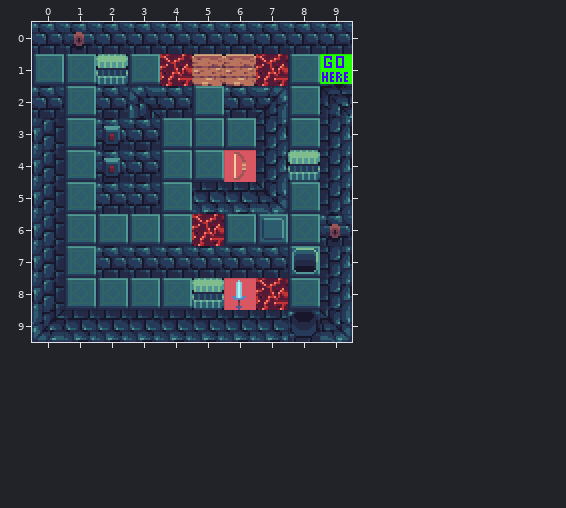
Tiled map -- Assets/Tilemaps/Level/Level_0X.tmx. This is how it looked before the edit.
Cells are 16x16 px. Shown: x 0..9, y 0..9.
Now the later version:
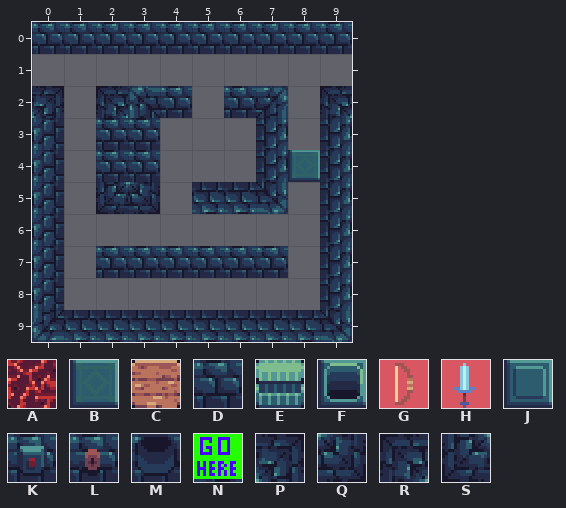
Key: from "tmp-tilemap": A 0, B 1, C 2, D 3, E 4, F 5, G 7, H 8, J 12, K 14, L 15, M 16, N 31, P 35, Q 39, R 40, S 41.
_ is an empty cell, # one hidden under a higher layer, . an unchanged one.
The edit:
--- layer "ground" (now hidden)
@@ x 0..9 @@
- 1 BB#BA##AB#
- 2 .B...B..B.
- 3 .B..BBB.B.
- 4 .B..BB#...
- 5 .B..B...B.
- 6 .BBBB#B#B.
- 7 .B......F.
- 8 .BBBB##AB.
+ 1 __________
+ 2 ._..._.._.
+ 3 ._..___._.
+ 4 ._..___...
+ 5 ._.._..._.
+ 6 .________.
+ 7 ._......_.
+ 8 .________.
--- layer "wall"
@@ x 0..2 @@
- 2 D.D
+ 2 P.R
@@ x 2..3 @@
- 5 DD
+ 5 SQ
--- layer "interactable" (now hidden)
@@ x 1..9 @@
- 0 L........
- 1 .E..CC..N
+ 0 _........
+ 1 ._..__.._
@@ x 2..8 @@
- 3 K......
- 4 K...G.E
+ 3 _......
+ 4 _..._._
@@ x 5..9 @@
- 6 A.J.L
+ 6 _._._
@@ x 5..8 @@
- 8 EH..
- 9 ...M
+ 8 __..
+ 9 ..._
Boxes around the changes in both pictures, in picture pixels (x1, y1, x2, y2):
changed: (32, 32, 352, 342)
